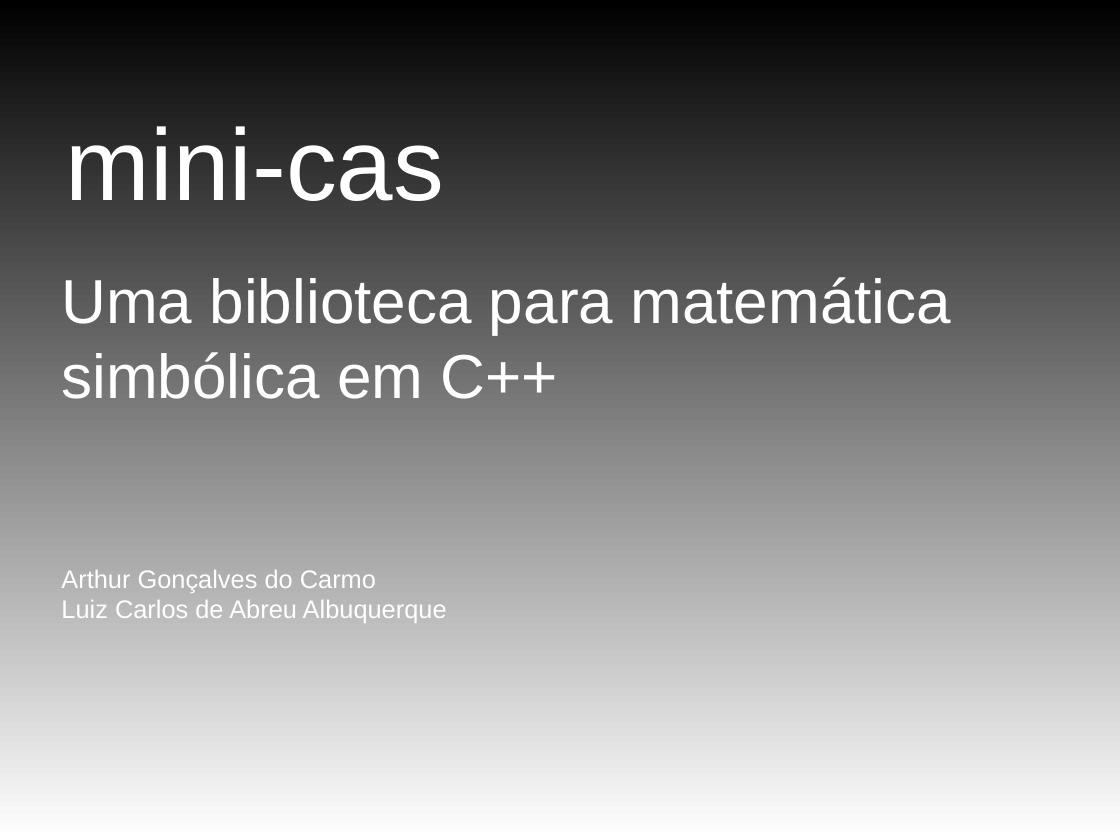
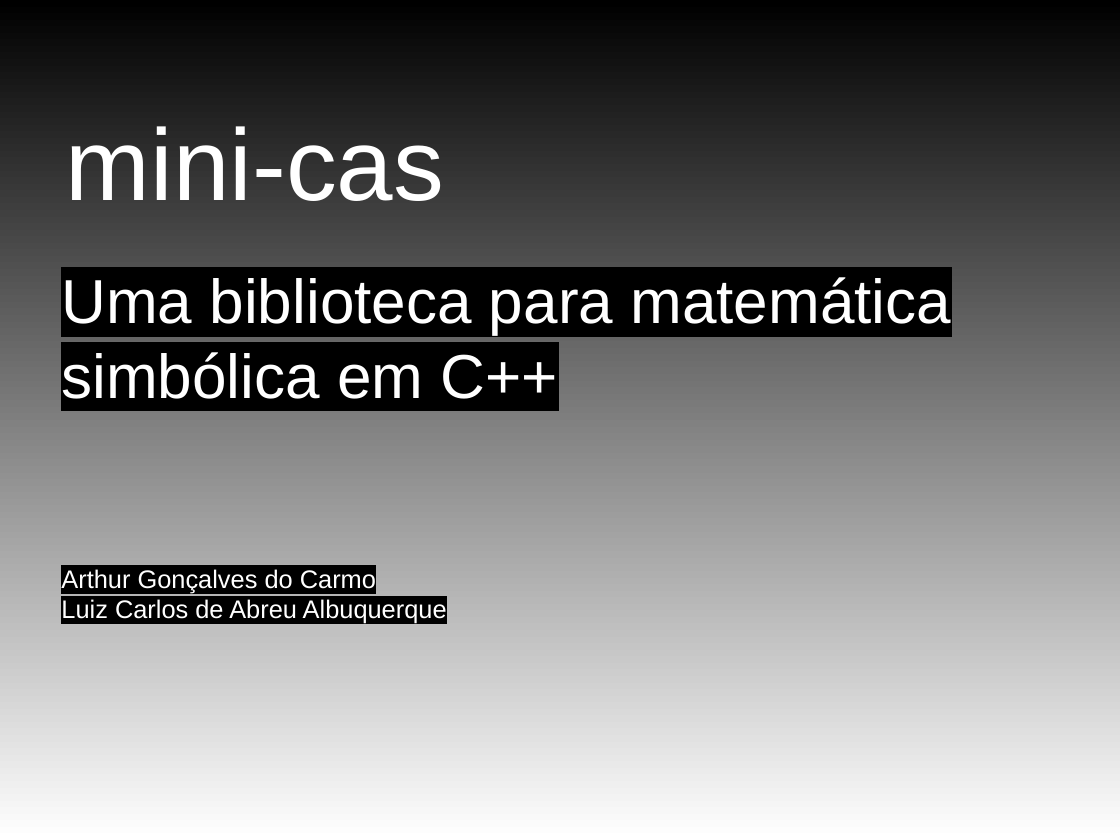
Before and after one commit to ArthurCarmo/mini-cas, a slide deck: slide 1 of doc/pmini-cas05.odp. Drawn at 1120x840 pixels with LibreOffice and Linux fonts; fonts in the diff are those of the drawing; background and template pictures are left out. Boxes give left, top, right and bottom in pixels: in the first picture for what was removed or moved away, otherwise in the second. Text is boxed around its words. In the diff, an @@ line names an element or a change of style, - is before the commit and + after.

```diff
--- a/doc/pmini-cas05.odp
+++ b/doc/pmini-cas05.odp
@@ text "Uma biblioteca para matemática simbólica ..." at <box>61,277,951,624</box>: highlight none to #000000 @@
```
Also in this commit, not shown: 2 other slides changed, 2 slides added, 2 other files.
